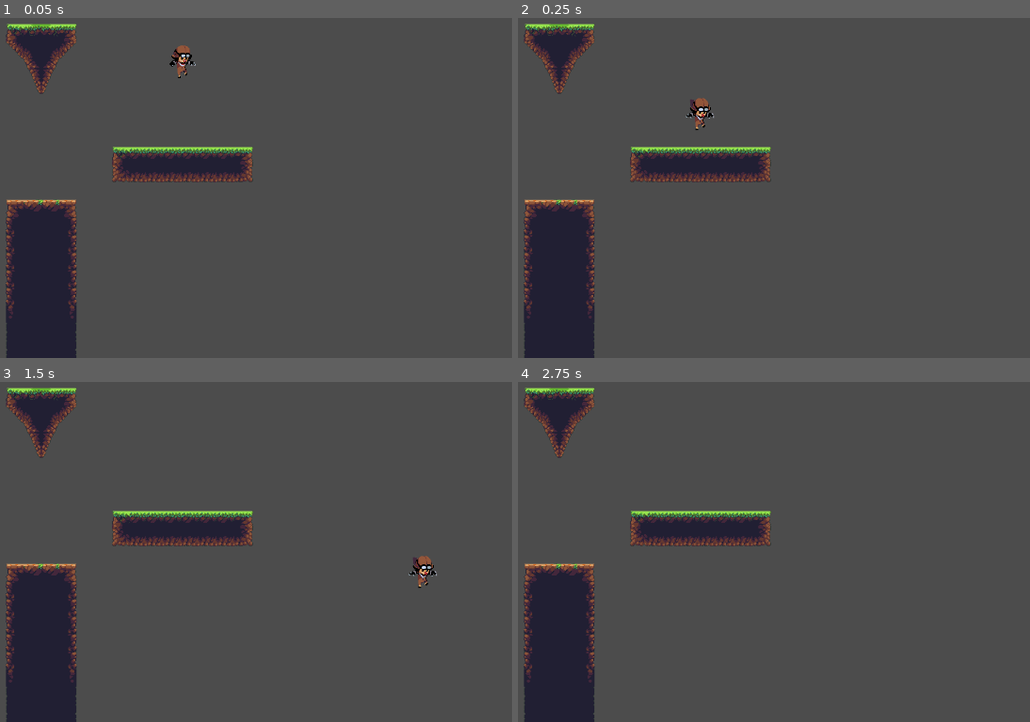
Above: before the commit, frames 1-4 (two rows, left to right).
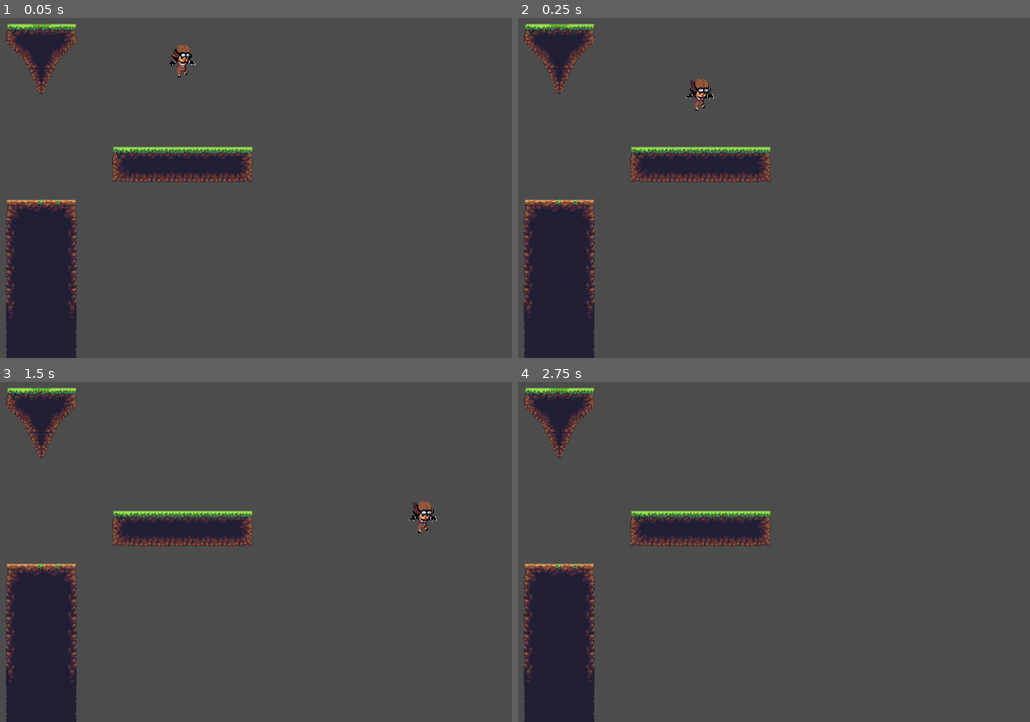
Above: after the commit, the same moments.

Repository: userinfamous/Game_Development
Game: Godot game, scene res://scene/World.tscn
The game is run twice, just before and just after one commit, with the same random seed, the same clock (stepped at 60 frames per second) and the same inputs.
Inputs:
- Up to frame 1 (0.05 s): no input
- Up to frame 2 (0.25 s): no input
- Up to frame 3 (1.5 s): hold Right (ui_right) from 0.53 s (still down); tap W (ui_up) at 0.77 s
- Up to frame 4 (2.75 s): tap W (ui_up) at 1.52 s; release Right (ui_right) at 2.03 s; hold Left (ui_left) from 2.03 s (still down)

The runs differ from the first frame. In frame 1, 0.1% of the frame differs, in the area x 33-39%, y 8-18%; in frame 2, 0.4%; in frame 3, 0.5%, in the area x 79-86%, y 35-61%; in frame 4, nothing differs.

Commit message:
Fixed the issue where the player falls down too quickly
-Added Air Resistance
So far I'm really happy with just how much this game respects the law of physics.

Diff:
--- a/KinematicBody2D.gd
+++ b/KinematicBody2D.gd
@@ -10,6 +10,7 @@
 onready var sprite = get_node("Player_Sprite")
 
 #initialize constant variable (fixed)
+const AIR_RESISTANCE = 20
 const JUMPSPEED = 850
 const ACCELERATION = 50
 const FRICTION = 40
@@ -51,6 +52,8 @@
 		sprite.flip_h = true
 	if not is_on_floor() and vel.y > 0:
 		sprite.animation = "Jump-down"
+		#This fixes the issue where te player falls down too quickly
+		vspd -= AIR_RESISTANCE
 	elif vel.y < 0:
 		sprite.animation = "Jump-up"
 	elif vel.y == 0 and vel.x != 0:
--- a/project.godot
+++ b/project.godot
@@ -43,4 +43,3 @@
 [rendering]
 
 quality/filters/use_nearest_mipmap_filter=true
-environment/default_environment="res://default_env.tres"
--- a/scene/World.tscn
+++ b/scene/World.tscn
@@ -8,23 +8,23 @@
 [ext_resource path="res://Player/Idle/spr_m_traveler_idle_anim-5.png" type="Texture" id=6]
 [ext_resource path="res://Player/Idle/spr_m_traveler_idle_anim-6.png" type="Texture" id=7]
 [ext_resource path="res://Player/Idle/spr_m_traveler_idle_anim-7.png" type="Texture" id=8]
-[ext_resource path="res://Player/Jumping/spr_m_traveler_jump_complete_anim-2.png" type="Texture" id=9]
-[ext_resource path="res://Player/Jumping/spr_m_traveler_jump_complete_anim-3.png" type="Texture" id=10]
-[ext_resource path="res://Player/Jumping/spr_m_traveler_jump_complete_anim-4.png" type="Texture" id=11]
-[ext_resource path="res://Player/Jumping/spr_m_traveler_jump_complete_anim-5.png" type="Texture" id=12]
-[ext_resource path="res://Player/Jumping/spr_m_traveler_jump_complete_anim-6.png" type="Texture" id=13]
-[ext_resource path="res://Player/Jumping/spr_m_traveler_jump_complete_anim-7.png" type="Texture" id=14]
-[ext_resource path="res://Player/Jumping/spr_m_traveler_jump_complete_anim-8.png" type="Texture" id=15]
-[ext_resource path="res://Player/Jumping/spr_m_traveler_jump_complete_anim-9.png" type="Texture" id=16]
-[ext_resource path="res://Player/Running/spr_m_traveler_run_anim-0.png" type="Texture" id=17]
-[ext_resource path="res://Player/Running/spr_m_traveler_run_anim-1.png" type="Texture" id=18]
-[ext_resource path="res://Player/Running/spr_m_traveler_run_anim-2.png" type="Texture" id=19]
-[ext_resource path="res://Player/Running/spr_m_traveler_run_anim-3.png" type="Texture" id=20]
-[ext_resource path="res://Player/Running/spr_m_traveler_run_anim-4.png" type="Texture" id=21]
-[ext_resource path="res://Player/Running/spr_m_traveler_run_anim-5.png" type="Texture" id=22]
-[ext_resource path="res://Player/Jumping/spr_m_traveler_jump_complete_anim-0.png" type="Texture" id=23]
-[ext_resource path="res://Player/Jumping/spr_m_traveler_jump_complete_anim-1.png" type="Texture" id=24]
-[ext_resource path="res://Player/Jumping/spr_m_traveler_jump_complete_anim-10.png" type="Texture" id=25]
+[ext_resource path="res://Player/Running/spr_m_traveler_run_anim-0.png" type="Texture" id=9]
+[ext_resource path="res://Player/Running/spr_m_traveler_run_anim-1.png" type="Texture" id=10]
+[ext_resource path="res://Player/Running/spr_m_traveler_run_anim-2.png" type="Texture" id=11]
+[ext_resource path="res://Player/Running/spr_m_traveler_run_anim-3.png" type="Texture" id=12]
+[ext_resource path="res://Player/Running/spr_m_traveler_run_anim-4.png" type="Texture" id=13]
+[ext_resource path="res://Player/Running/spr_m_traveler_run_anim-5.png" type="Texture" id=14]
+[ext_resource path="res://Player/Jumping/spr_m_traveler_jump_complete_anim-10.png" type="Texture" id=15]
+[ext_resource path="res://Player/Jumping/spr_m_traveler_jump_complete_anim-2.png" type="Texture" id=16]
+[ext_resource path="res://Player/Jumping/spr_m_traveler_jump_complete_anim-3.png" type="Texture" id=17]
+[ext_resource path="res://Player/Jumping/spr_m_traveler_jump_complete_anim-4.png" type="Texture" id=18]
+[ext_resource path="res://Player/Jumping/spr_m_traveler_jump_complete_anim-5.png" type="Texture" id=19]
+[ext_resource path="res://Player/Jumping/spr_m_traveler_jump_complete_anim-6.png" type="Texture" id=20]
+[ext_resource path="res://Player/Jumping/spr_m_traveler_jump_complete_anim-7.png" type="Texture" id=21]
+[ext_resource path="res://Player/Jumping/spr_m_traveler_jump_complete_anim-8.png" type="Texture" id=22]
+[ext_resource path="res://Player/Jumping/spr_m_traveler_jump_complete_anim-9.png" type="Texture" id=23]
+[ext_resource path="res://Player/Jumping/spr_m_traveler_jump_complete_anim-0.png" type="Texture" id=24]
+[ext_resource path="res://Player/Jumping/spr_m_traveler_jump_complete_anim-1.png" type="Texture" id=25]
 [ext_resource path="res://Player/Jumping/spr_m_traveler_jump_complete_anim-11.png" type="Texture" id=26]
 [ext_resource path="res://Player/Jumping/spr_m_traveler_jump_complete_anim-12.png" type="Texture" id=27]
 [ext_resource path="res://Player/Jumping/spr_m_traveler_jump_complete_anim-13.png" type="Texture" id=28]
@@ -44,25 +44,25 @@
 "name": "Idle",
 "speed": 7.0
 }, {
-"frames": [ ExtResource( 9 ), ExtResource( 10 ), ExtResource( 11 ), ExtResource( 12 ), ExtResource( 13 ), ExtResource( 14 ), ExtResource( 15 ), ExtResource( 16 ) ],
+"frames": [ ExtResource( 9 ), ExtResource( 10 ), ExtResource( 11 ), ExtResource( 12 ), ExtResource( 13 ), ExtResource( 14 ) ],
+"loop": true,
+"name": "Running",
+"speed": 10.0
+}, {
+"frames": [ ExtResource( 15 ) ],
+"loop": true,
+"name": "Jump-mid",
+"speed": 5.0
+}, {
+"frames": [ ExtResource( 16 ), ExtResource( 17 ), ExtResource( 18 ), ExtResource( 19 ), ExtResource( 20 ), ExtResource( 21 ), ExtResource( 22 ), ExtResource( 23 ) ],
 "loop": true,
 "name": "Jump-up",
 "speed": 5.0
 }, {
-"frames": [ ExtResource( 17 ), ExtResource( 18 ), ExtResource( 19 ), ExtResource( 20 ), ExtResource( 21 ), ExtResource( 22 ) ],
-"loop": true,
-"name": "Running",
-"speed": 10.0
-}, {
-"frames": [ ExtResource( 23 ), ExtResource( 24 ) ],
+"frames": [ ExtResource( 24 ), ExtResource( 25 ) ],
 "loop": true,
 "name": "Pre-Jump",
-"speed": 5.0
-}, {
-"frames": [ ExtResource( 25 ) ],
-"loop": true,
-"name": "Jump-mid",
-"speed": 5.0
+"speed": 0.5
 }, {
 "frames": [ ExtResource( 26 ), ExtResource( 27 ), ExtResource( 28 ), ExtResource( 29 ), ExtResource( 30 ), ExtResource( 31 ), ExtResource( 32 ), ExtResource( 33 ), ExtResource( 34 ) ],
 "loop": true,
@@ -93,8 +93,8 @@
 [node name="Player_Sprite" type="AnimatedSprite" parent="KinematicBody2D" index="0"]
 
 frames = SubResource( 1 )
-animation = "Jump-up"
-frame = 6
+animation = "Pre-Jump"
+frame = 1
 playing = true
 _sections_unfolded = [ "Transform" ]
 
